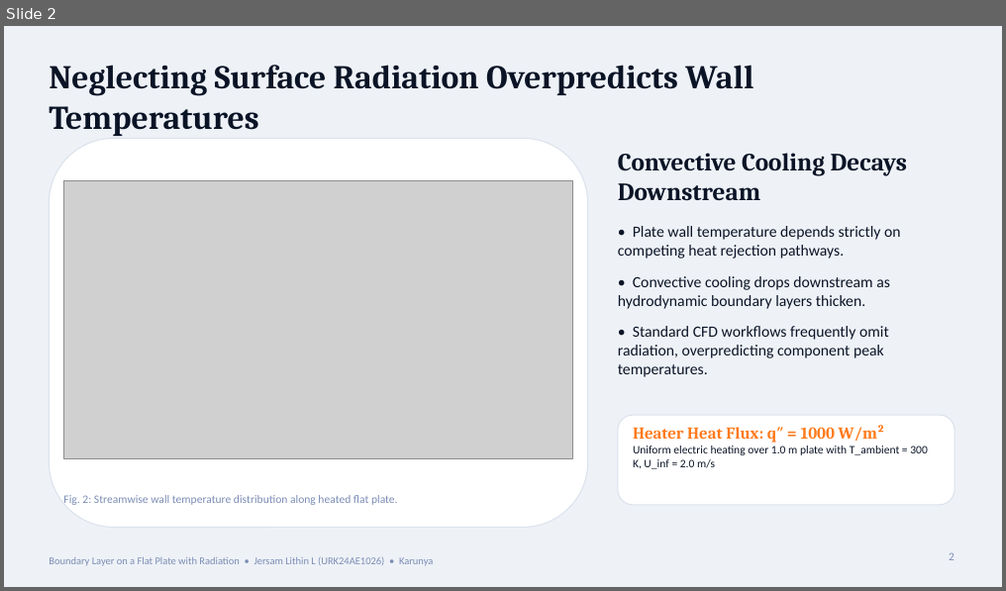
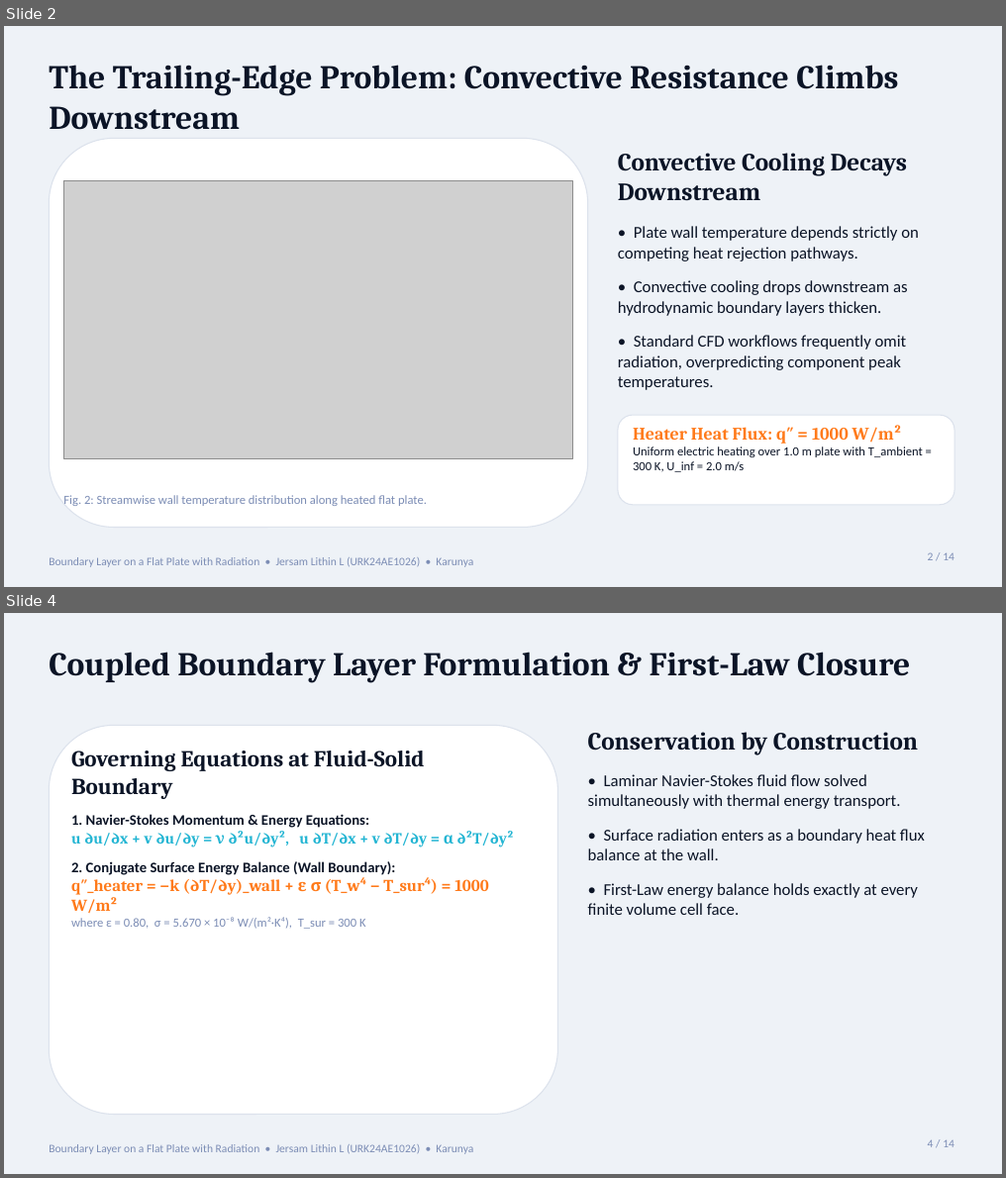
Before and after one commit to Jersam-l/flat-plate-with-radiation-cfd, a slide deck: Flat_Plate_Radiation_CFD_Pitch.pptx. Shown one above the other, each under a label of ours: slide 2 before the commit, slides 2 and 4 after it; the slides between them are not shown. The pictures are 1006x591 and 1006x1178 pixels, drawn with LibreOffice and Linux fonts; fonts in the diff are those of the drawing; grey boxes stand for pictures. Boxes give left, top, right and bottom in pixels: in the first picture for what was removed or moved away, otherwise in the second. Text is boxed around its words. In the diff, an @@ line names an element or a change of style, - is before the commit and + after.

Commit message:
feat(pitch): expanded 14-slide narrative story deck with large legible fonts for Jersam Lithin L

```diff
--- a/Flat_Plate_Radiation_CFD_Pitch.pptx
+++ b/Flat_Plate_Radiation_CFD_Pitch.pptx
@@ slide 4 added at [4, 613, 1002, 1174], background #EEF2F7; not listed: 1 template element that a slide beside it also shows @@
@@ text added at [49, 652, 910, 683], 32 pt, text #0B1426, bold @@
+Coupled Boundary Layer Formulation & First-Law Closure
@@ rounded rectangle added at [49, 725, 558, 1115], fill #FFFFFF, outline #DCE2EC 1 pt @@
@@ text added at [71, 751, 514, 929], 14 pt, text #0B1426, bold @@
+Governing Equations at Fluid-Solid Boundary
+1. Navier-Stokes Momentum & Energy Equations:
+u ∂u/∂x + v ∂u/∂y = ν ∂²u/∂y², u ∂T/∂x + v ∂T/∂y = α ∂²T/∂y²
+2. Conjugate Surface Energy Balance (Wall Boundary):
+q″_heater = −k (∂T/∂y)_wall + ε σ (T_w⁴ − T_sur⁴) = 1000 W/m²
+where ε = 0.80, σ = 5.670 × 10⁻⁸ W/(m²·K⁴), T_sur = 300 K
@@ text added at [588, 732, 918, 756], 24 pt, text #0B1426, bold @@
+Conservation by Construction
@@ text added at [588, 774, 925, 915], 16 pt, text #0B1426 @@
+• Laminar Navier-Stokes fluid flow solved simultaneously with thermal energy transport.
+• Surface radiation enters as a boundary heat flux balance at the wall.
+• First-Law energy balance holds exactly at every finite volume cell face.
@@ text added at [928, 1140, 954, 1148], 11 pt, text #7C8DB5 @@
+4 / 14
@@ slide 2 changed as well @@
@@ text at [49, 65, 898, 130]: text changed @@
-Neglecting Surface Radiation Overpredicts Wall Temperatures
+The Trailing-Edge Problem: Convective Resistance Climbs Downstream
@@ text at [618, 226, 919, 390]: size 15 to 16 pt in "• Plate wall temperature depends strictly on ...", "• Convective cooling drops downstream as hydrodynamic ...", "• Standard CFD workflows frequently omit radiation, ..."; more space between paragraphs @@
@@ text "Heater Heat Flux: q″ = ..." at [633, 425, 923, 472]: size 16 to 17 pt in "Heater Heat Flux: q″ = 1000 W/m²"; size 11 to 12 pt in "Uniform electric heating over 1.0 m plate ..." @@
@@ text "Fig. 2: Streamwise wall temperature ..." at [63, 495, 427, 506]: size 11 to 12 pt @@
@@ text "Boundary Layer on a Flat ..." at [49, 558, 473, 568]: size 10 to 11 pt @@
@@ text at [928, 553, 954, 561]: text changed @@
-2
+2 / 14
```
Also in this commit, not shown: 6 other slides changed, 6 other slides added, 1 slide removed, 55 other files.
